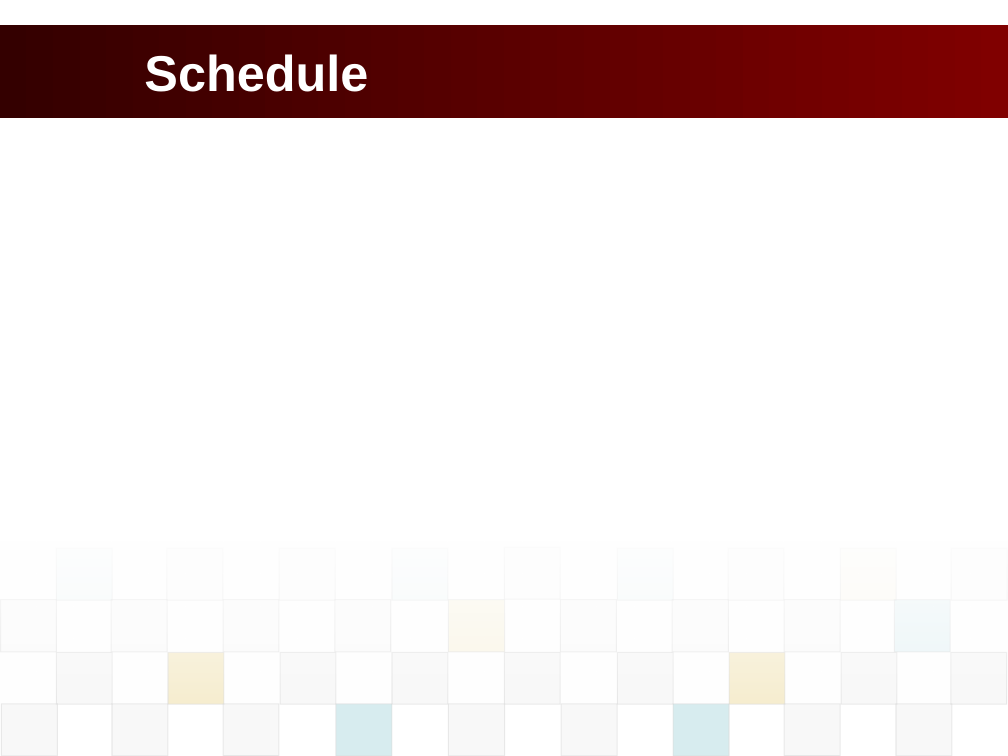
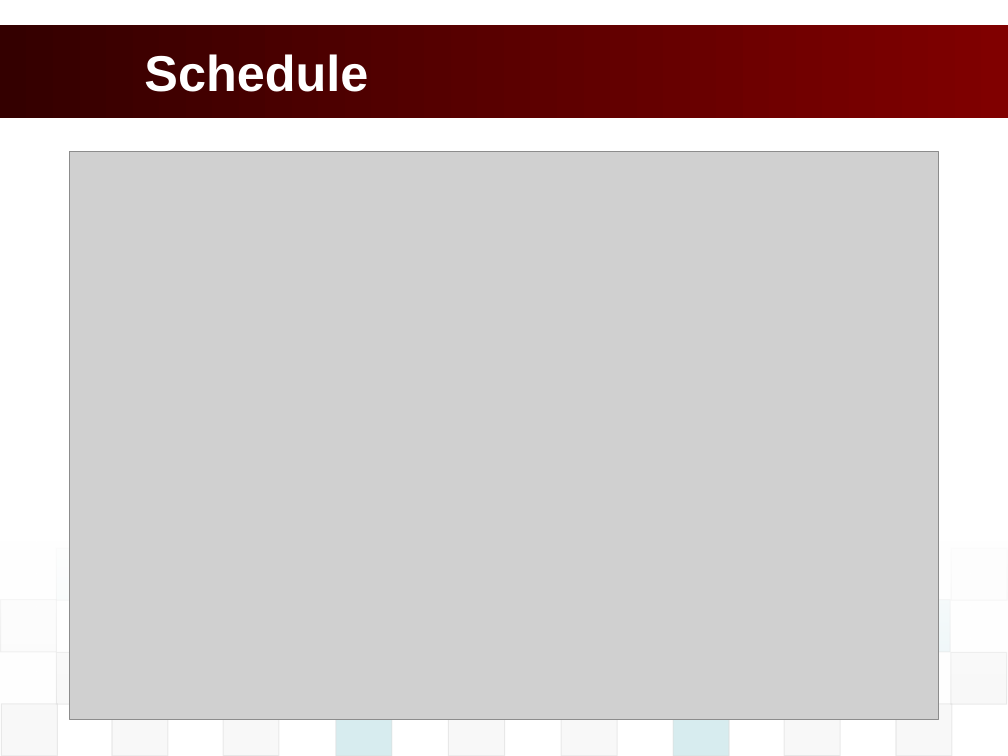
Before and after one commit to vucongthuc/hit-team-2012, a slide deck: slide 7 of Architect and Design/Final Project/K15T2_Team2_FinalProject/POS_Presentation/POS_PresentationSlide.pptx (slide 8 before the commit). Drawn at 1008x756 pixels with LibreOffice and Linux fonts; fonts in the diff are those of the drawing; grey boxes stand for pictures; background and template pictures are left out. Boxes give left, top, right and bottom in pixels: in the first picture for what was removed or moved away, otherwise in the second. Text is boxed around its words. In the diff, an @@ line names an element or a change of style, - is before the commit and + after.

```diff
--- a/Architect and Design/Final Project/K15T2_Team2_FinalProject/POS_Presentation/POS_PresentationSlide.pptx
+++ b/Architect and Design/Final Project/K15T2_Team2_FinalProject/POS_Presentation/POS_PresentationSlide.pptx
@@ picture added at box(70, 151, 937, 720) @@
@@ rectangle removed at box(167, 548, 224, 601) @@
@@ rectangle removed at box(279, 548, 336, 601) @@
@@ rectangle removed at box(392, 548, 448, 601) @@
@@ rectangle removed at box(504, 547, 559, 599) @@
@@ rectangle removed at box(617, 548, 672, 601) @@
@@ rectangle removed at box(728, 548, 783, 601) @@
@@ rectangle removed at box(841, 548, 896, 601) @@
@@ rectangle removed at box(111, 600, 167, 652) @@
@@ rectangle removed at box(223, 600, 278, 652) @@
@@ rectangle removed at box(335, 600, 390, 652) @@
@@ rectangle removed at box(449, 600, 505, 652) @@
@@ rectangle removed at box(560, 600, 617, 652) @@
@@ rectangle removed at box(672, 600, 729, 652) @@
@@ rectangle removed at box(784, 600, 841, 652) @@
@@ rectangle removed at box(168, 652, 224, 704) @@
@@ rectangle removed at box(280, 652, 336, 704) @@
@@ rectangle removed at box(392, 652, 448, 704) @@
@@ rectangle removed at box(504, 652, 559, 704) @@
@@ rectangle removed at box(617, 652, 672, 704) @@
@@ rectangle removed at box(729, 652, 784, 704) @@
@@ rectangle removed at box(841, 652, 896, 704) @@
```
Also in this commit, not shown: 5 other slides changed, 2 slides added, 6 slides removed, 17 other files.
